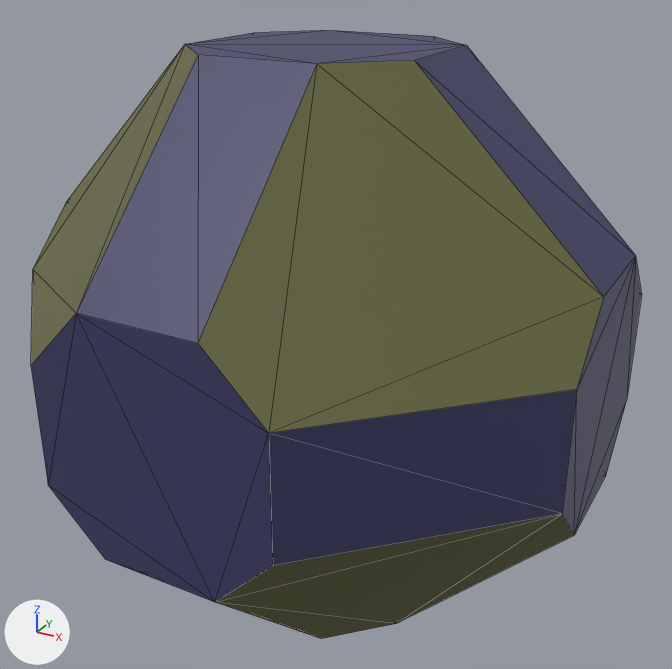
A saved change to the glTF model dist/Model/gourmet-food.glb.
The view is the same before and after, from a 50 mm lens placed at (0.757, -1.34, 0.673), pointed at (0.016, 0.008, -0.001). The axes (+X, +Y, +Z) are drawn at lower left. The lights are the same throughout. Mesh edges are drawn as thin lines.

Names of what the first picture shows: 'gourmet-food'.
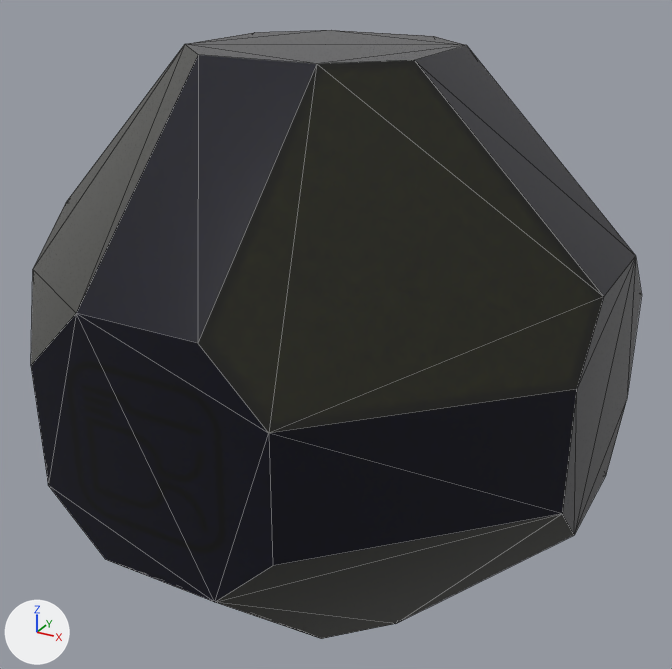
The change in detail:
Picture 'gourmet-food' (img_gourmet_food) is new.
Material 'gourmet-food' (mat_gourmet_food) is new.
Uses the picture img_gourmet_food.
me_cylinder_004 has 48 vertices, 92 faces and spans x -0.5..0.5, y -0.5..0.5, z -0.5..0.5.
me_cylinder_004 no longer uses material mat_true_white.
me_cylinder_004 now uses material mat_gourmet_food.

What differs and where, as boxes (x1, y1, x2, y2) in the pictures (672 x 669 px):
'gourmet-food', recoloured
    both: (31, 30, 636, 635)
